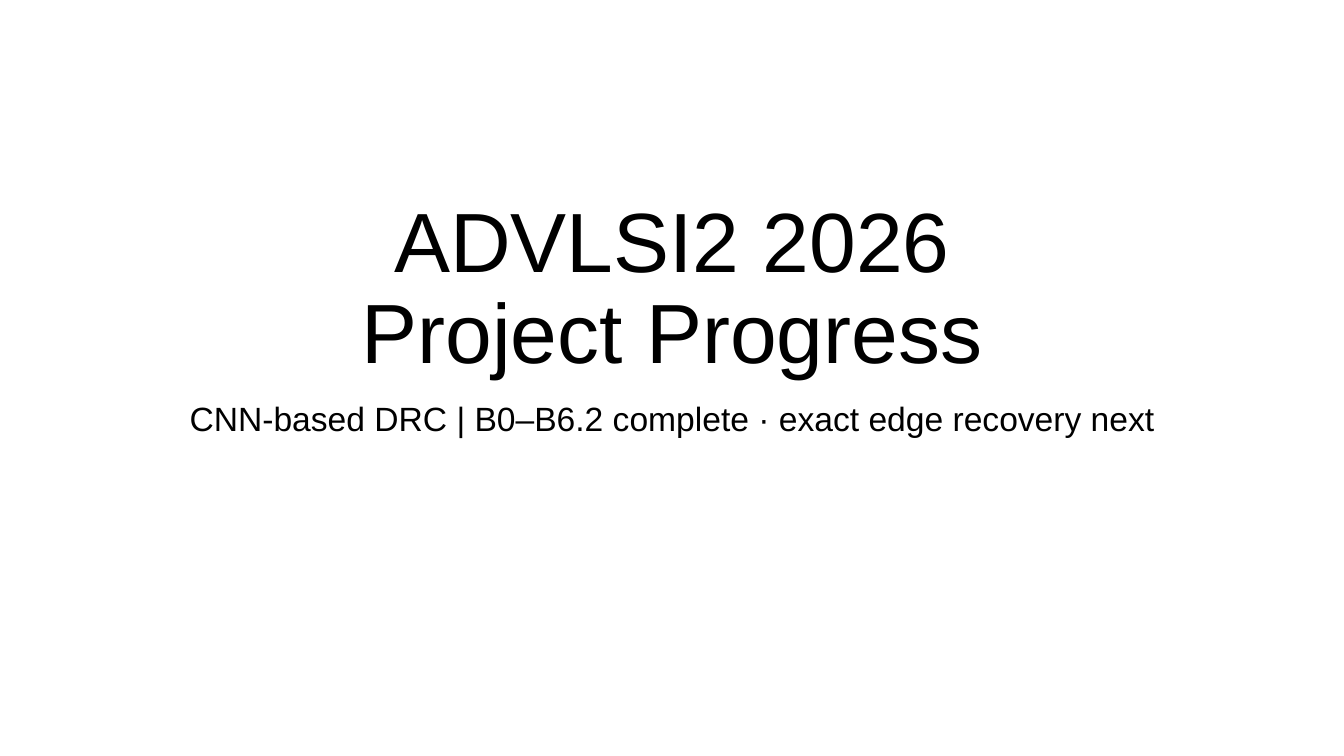
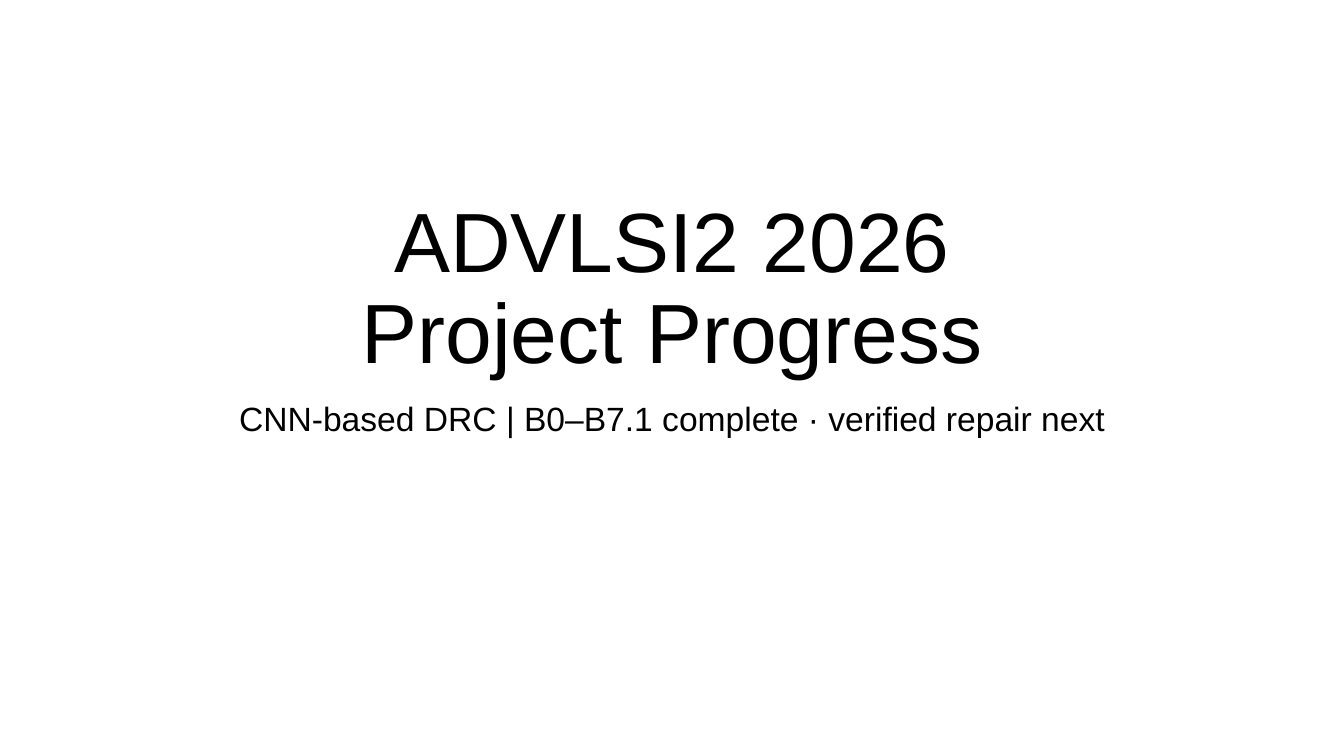
Before and after one commit to nocleo/ADVLSI2_Project_updated, a slide deck: slide 1 of presentation/ADVLSI2_DRC_CNN_Project_Progress.pptx. Drawn at 1344x756 pixels with LibreOffice and Linux fonts; fonts in the diff are those of the drawing. Boxes give left, top, right and bottom in pixels: in the first picture for what was removed or moved away, otherwise in the second. Text is boxed around its words. In the diff, an @@ line names an element or a change of style, - is before the commit and + after.

```diff
--- a/presentation/ADVLSI2_DRC_CNN_Project_Progress.pptx
+++ b/presentation/ADVLSI2_DRC_CNN_Project_Progress.pptx
@@ subtitle at [239,406,1104,438]: text changed @@
-CNN-based DRC | B0–B6.2 complete · exact edge recovery next
+CNN-based DRC | B0–B7.1 complete · verified repair next
```
Also in this commit, not shown: 3 other slides changed, 1 slide added, 5 other files.
